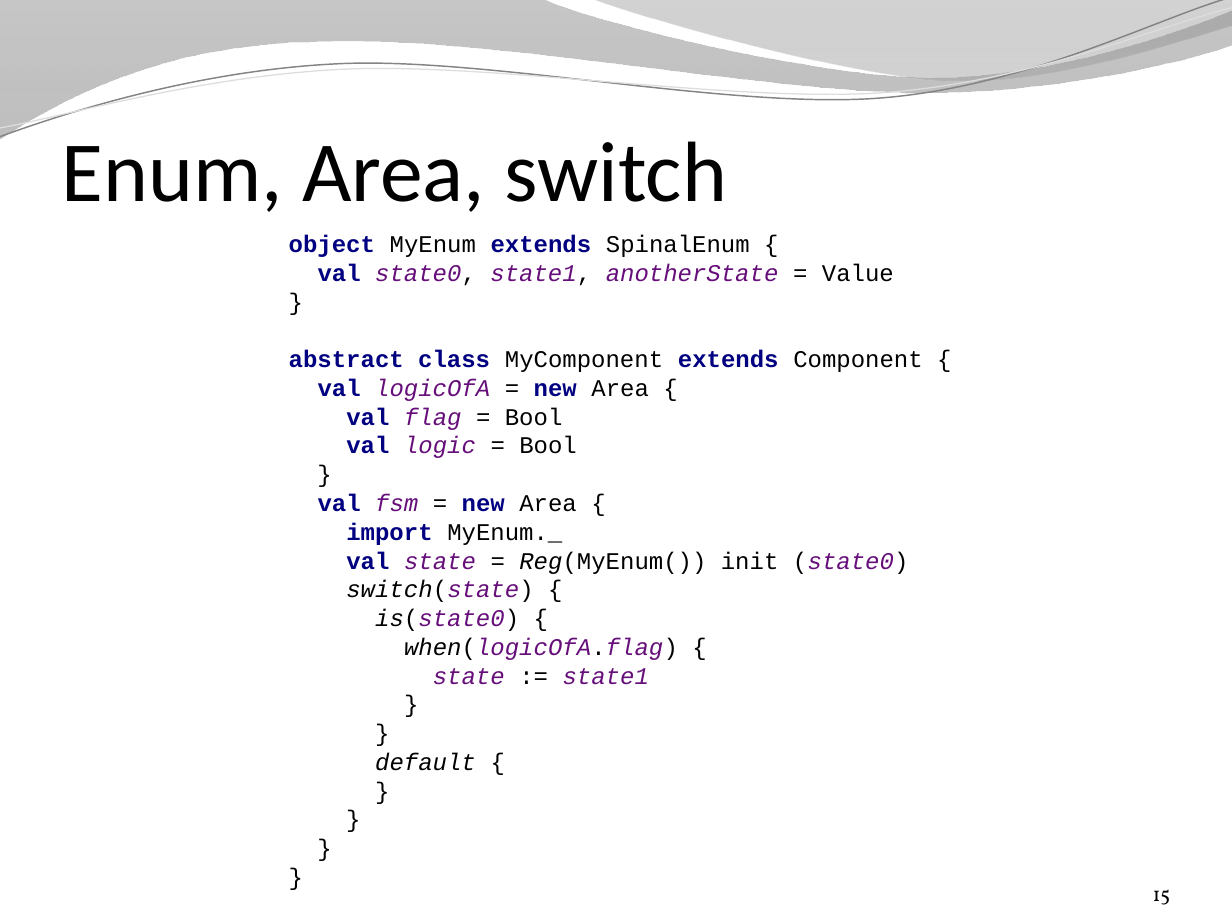
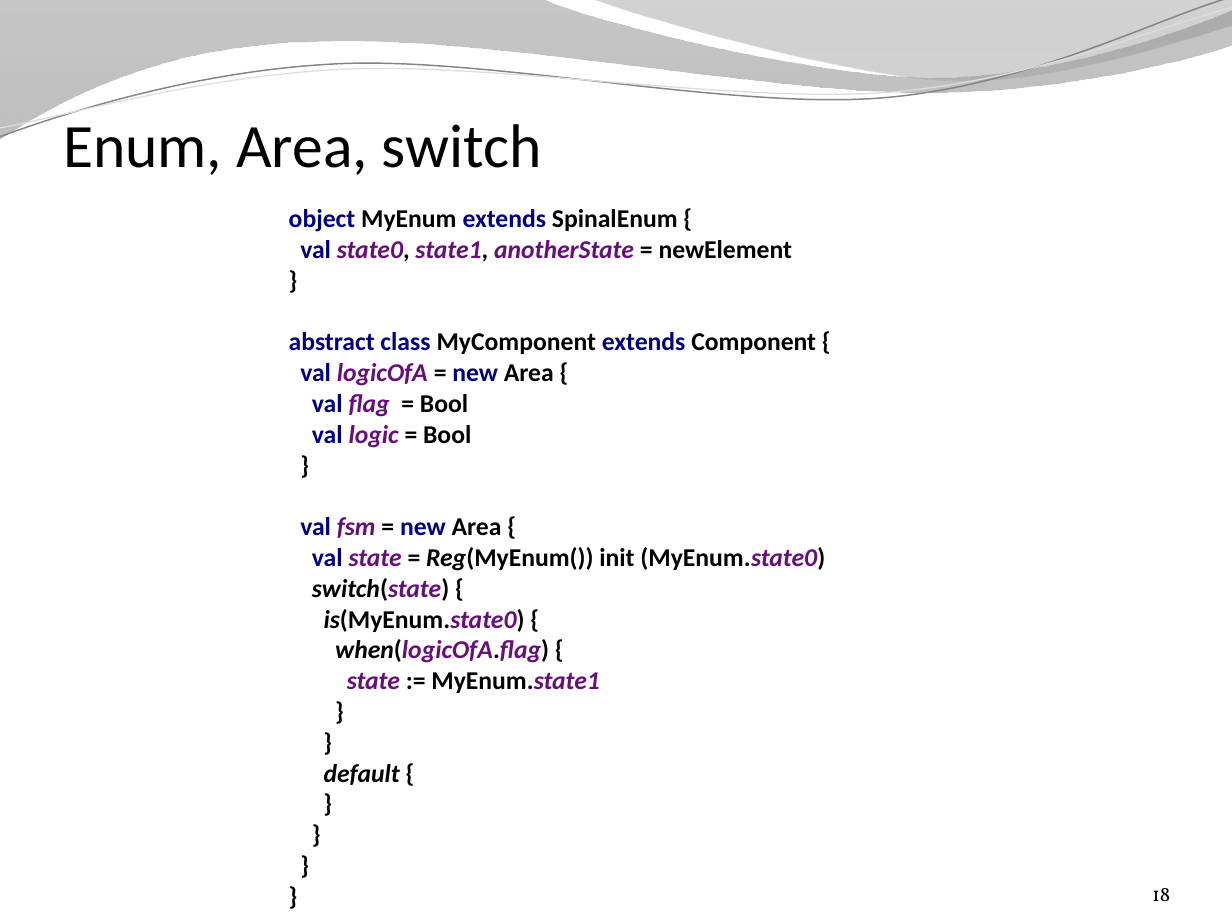
Before and after one commit to SpinalHDL/SpinalDoc, a slide deck: slide 18 of presentation/en/presentation.pptx (slide 15 before the commit). Drawn at 1232x924 pixels with LibreOffice and Linux fonts; fonts in the diff are those of the drawing; background and template pictures are left out. Boxes give left, top, right and bottom in pixels: in the first picture for what was removed or moved away, otherwise in the second. Text is boxed around its words. In the diff, an @@ line names an element or a change of style, - is before the commit and + after.

```diff
--- a/presentation/en/presentation.pptx
+++ b/presentation/en/presentation.pptx
@@ title "Enum, Area, switch": place and size @@
-title "Enum, Area, switch" at (62, 141, 727, 212)
+title "Enum, Area, switch" at (63, 115, 542, 175)
@@ title "Enum, Area, switch" at (63, 115, 542, 175): size 50 to 36 pt @@
@@ text at (289, 209, 825, 785): text changed; size 14 to 15 pt; font Courier New to Calibri; bold on @@
-object MyEnum extends SpinalEnum {
-val state0, state1, anotherState = Value
-}
-abstract class MyComponent extends Component {
-val logicOfA = new Area {
-val flag = Bool
-val logic = Bool
-}
-val fsm = new Area {
-import MyEnum._
-val state = Reg(MyEnum()) init (state0)
-switch(state) {
-is(state0) {
-when(logicOfA.flag) {
-state := state1
-}
-}
-default {
-}
-}
-}
-}
+object MyEnum extends SpinalEnum {
+val state0, state1, anotherState = newElement
+}
+abstract class MyComponent extends Component {
+val logicOfA = new Area {
+val flag = Bool
+val logic = Bool
+}
+val fsm = new Area {
+val state = Reg(MyEnum()) init (MyEnum.state0)
+switch(state) {
+is(MyEnum.state0) {
+when(logicOfA.flag) {
+state := MyEnum.state1
+}
+}
+default {
+}
+}
+}
+}
@@ page number at (1152, 888, 1170, 901): text changed @@
-15
+18
```
Also in this commit, not shown: 20 other slides changed, 11 slides added, 8 other files.
